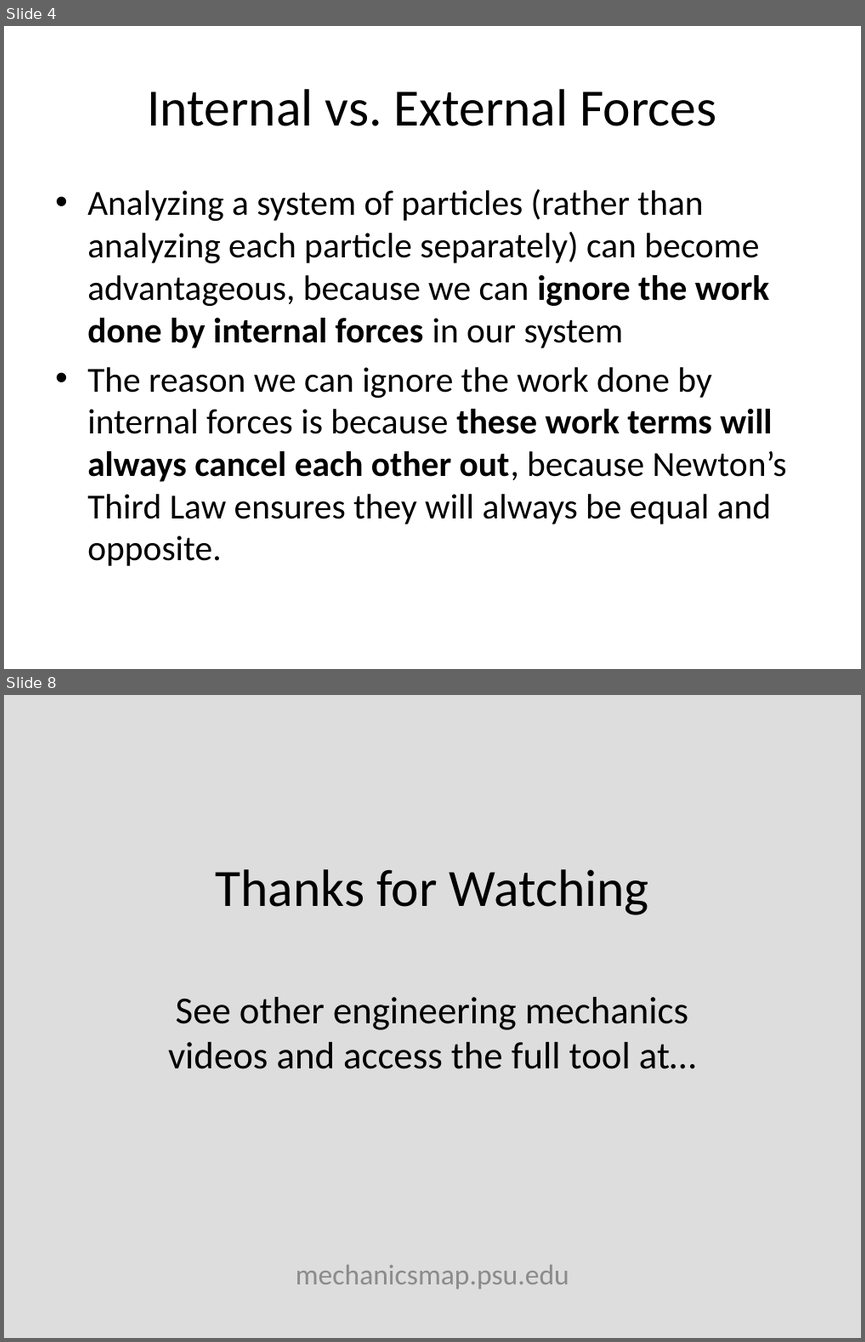
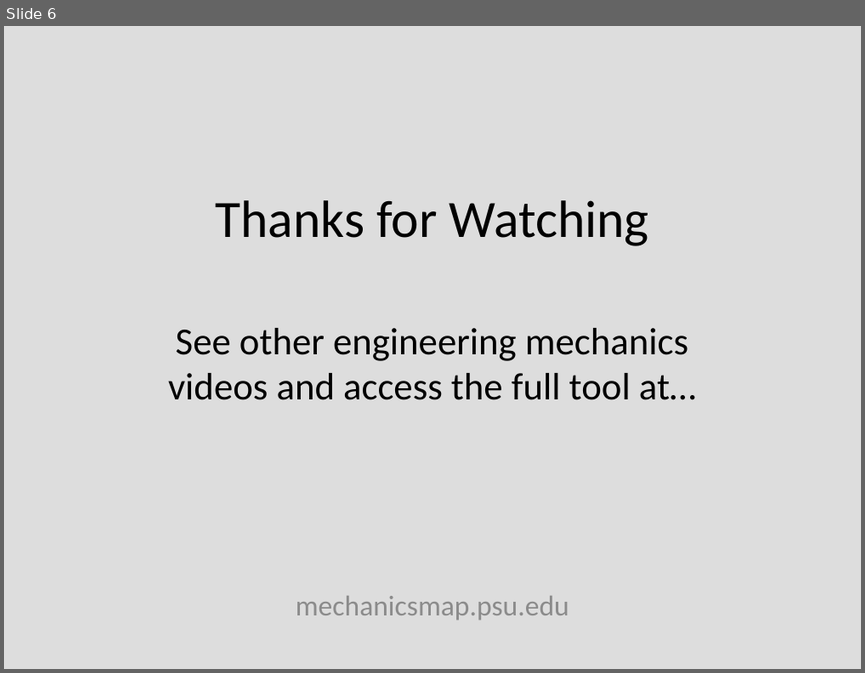
Before and after one commit to JacobMoore/mechanics_textbook, a slide deck: Lecture Slides/VideoLectureSlides/10.3.pptx. Shown one above the other, each under a label of ours: slides 4 and 8 before the commit, slide 6 after it; the slides between them are not shown. The pictures are 865x1342 and 865x673 pixels, drawn with LibreOffice and Linux fonts; fonts in the diff are those of the drawing; background and template pictures are left out. Boxes give left, top, right and bottom in pixels: in the first picture for what was removed or moved away, otherwise in the second. Text is boxed around its words. In the diff, an @@ line names an element or a change of style, - is before the commit and + after.

```diff
--- a/Lecture Slides/VideoLectureSlides/10.3.pptx
+++ b/Lecture Slides/VideoLectureSlides/10.3.pptx
@@ slide 4 removed at [4, 26, 861, 669], background #FFFFFF @@
@@ title removed at [147, 89, 716, 126] @@
-Internal vs. External Forces
@@ text removed at [87, 189, 787, 566] @@
-• Analyzing a system of particles (rather than analyzing each particle separately) can become advantageous, because we can ignore the work done by internal forces in our system
-• The reason we can ignore the work done by internal forces is because these work terms will always cancel each other out, because Newton’s Third Law ensures they will always be equal and opposite.
@@ what was slide 8 is now slide 6 @@
```
Also in this commit, not shown: 1 slide changed, 6 slides added, 7 other slides removed, 13 other files.
